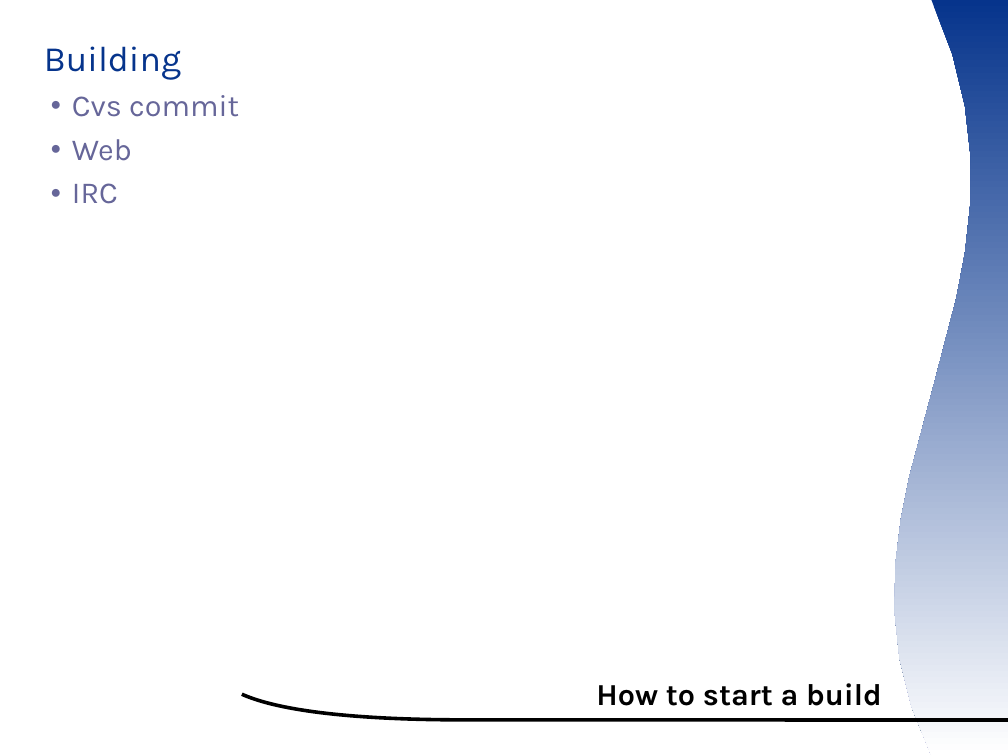
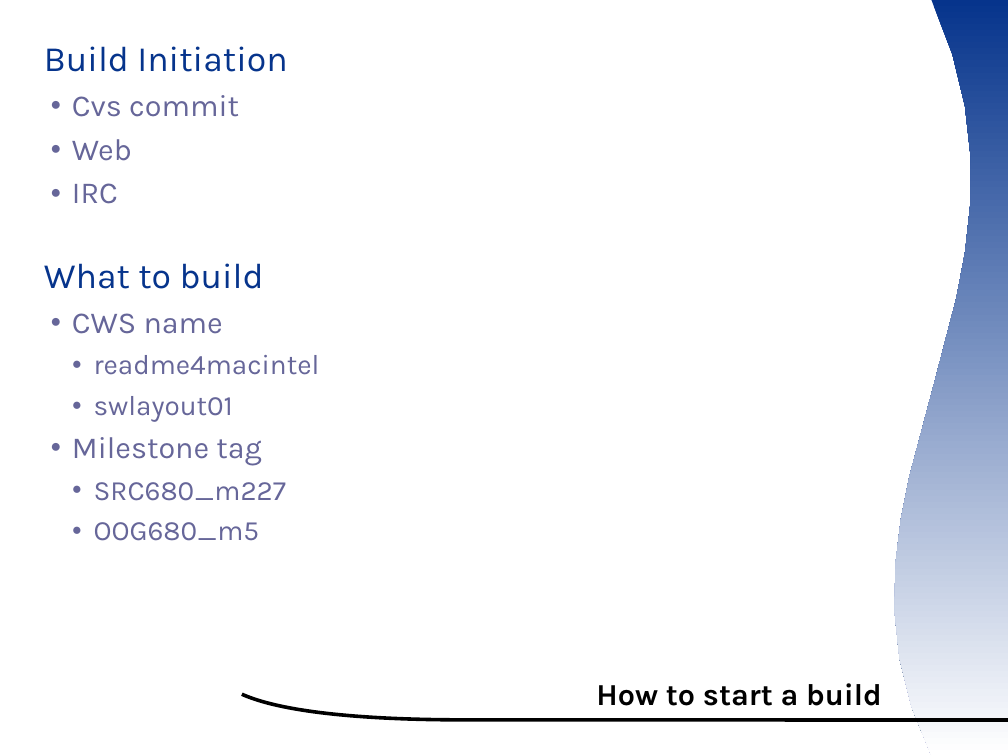
Before and after one commit to smsm1/ootermite, a slide deck: slide 9 of wiki/ooocon2007presentation.odp. Drawn at 1008x756 pixels with LibreOffice and Linux fonts; fonts in the diff are those of the drawing; background and template pictures are left out. Boxes give left, top, right and bottom in pixels: in the first picture for what was removed or moved away, otherwise in the second. Text is boxed around its words. In the diff, an @@ line names an element or a change of style, - is before the commit and + after.

Commit message:
Updates for the presentation adding my experience in creating a buildbot on Mac OS X, and some updates for the main instructions

```diff
--- a/wiki/ooocon2007presentation.odp
+++ b/wiki/ooocon2007presentation.odp
@@ text at (x1=44, y1=46, x2=287, y2=72): text changed @@
-  Building
+  Build Initiation
@@ text at (x1=44, y1=263, x2=320, y2=541): paragraphs added @@
+  What to build
+  ● CWS name
+    ● readme4macintel
+    ● swlayout01
+  ● Milestone tag
+    ● SRC680_m227
+    ● OOG680_m5
```
Also in this commit, not shown: 5 other slides changed, 1 slide added, 4 other files.
